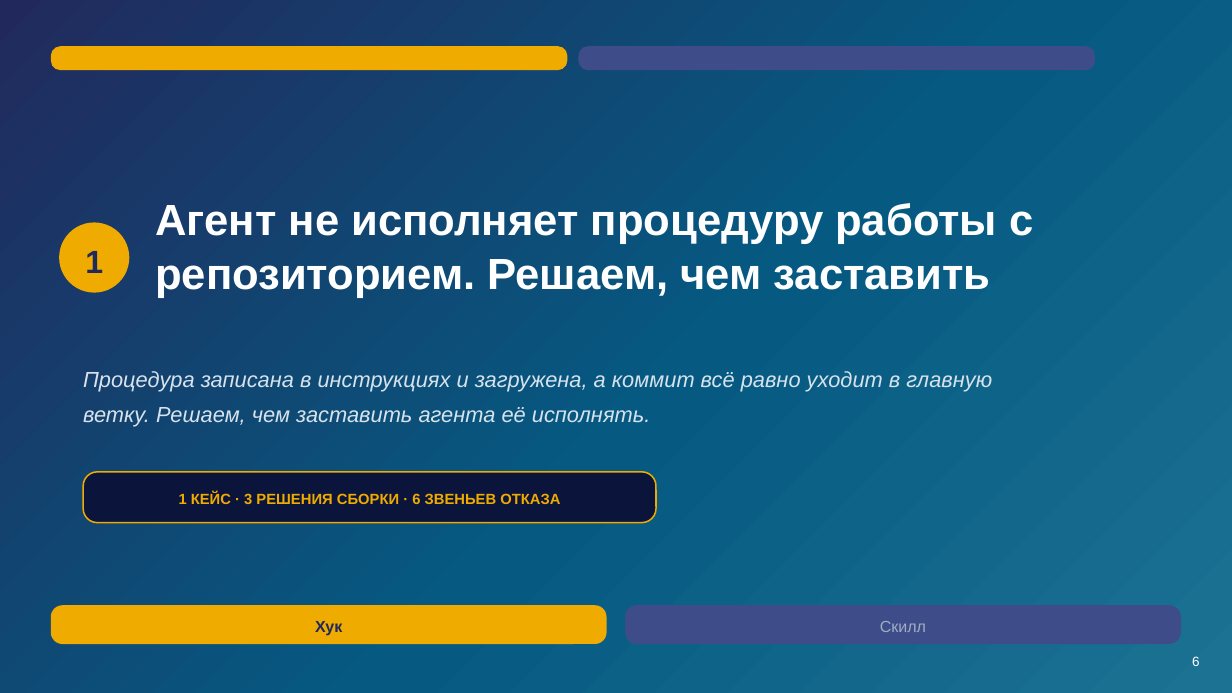
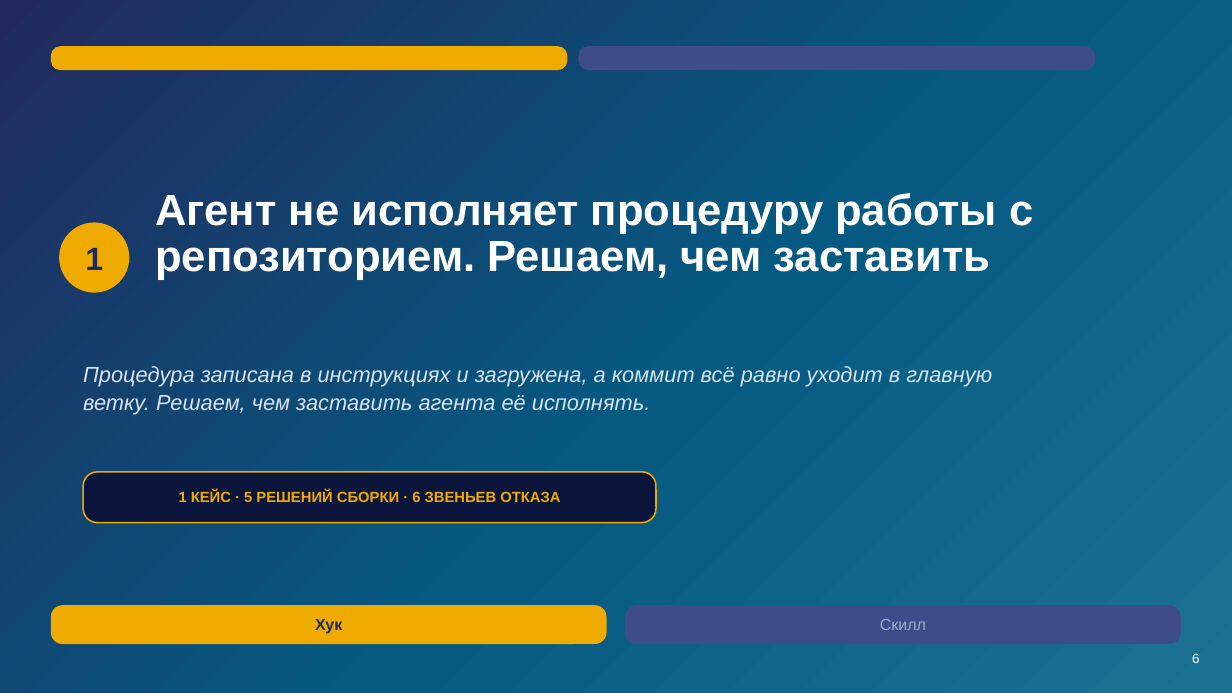
Before and after one commit to tellina-study/AI-usage-lessons, a slide deck: slide 6 of library/seminars/sem-05/rendered/sem-05.pptx. Drawn at 1232x693 pixels with LibreOffice and Linux fonts; fonts in the diff are those of the drawing. Boxes give left, top, right and bottom in pixels: in the first picture for what was removed or moved away, otherwise in the second. Text is boxed around its words. In the diff, an @@ line names an element or a change of style, - is before the commit and + after.

```diff
--- a/library/seminars/sem-05/rendered/sem-05.pptx
+++ b/library/seminars/sem-05/rendered/sem-05.pptx
@@ text "Агент не исполняет процедуру работы ..." at (x1=155, y1=193, x2=1033, y2=280): line spacing 1.05 to 35.7pt @@
@@ text "1" at (x1=85, y1=248, x2=103, y2=270): line spacing 1.18 to 29.5pt @@
@@ text "Процедура записана в инструкциях и ..." at (x1=83, y1=366, x2=992, y2=415): line spacing 1.32 to 22.4pt @@
@@ text at (x1=179, y1=491, x2=560, y2=502): text changed @@
-1 КЕЙС · 3 РЕШЕНИЯ СБОРКИ · 6 ЗВЕНЬЕВ ОТКАЗА
+1 КЕЙС · 5 РЕШЕНИЙ СБОРКИ · 6 ЗВЕНЬЕВ ОТКАЗА
@@ text "Хук" at (x1=315, y1=619, x2=342, y2=634): line spacing 1.18 to 14.8pt @@
@@ text "Скилл" at (x1=880, y1=619, x2=926, y2=630): line spacing 1.18 to 14.8pt @@
@@ text "6" at (x1=1192, y1=653, x2=1199, y2=663): line spacing 1.18 to 12.4pt @@
```
Also in this commit, not shown: 67 other slides changed, 11 other files.
